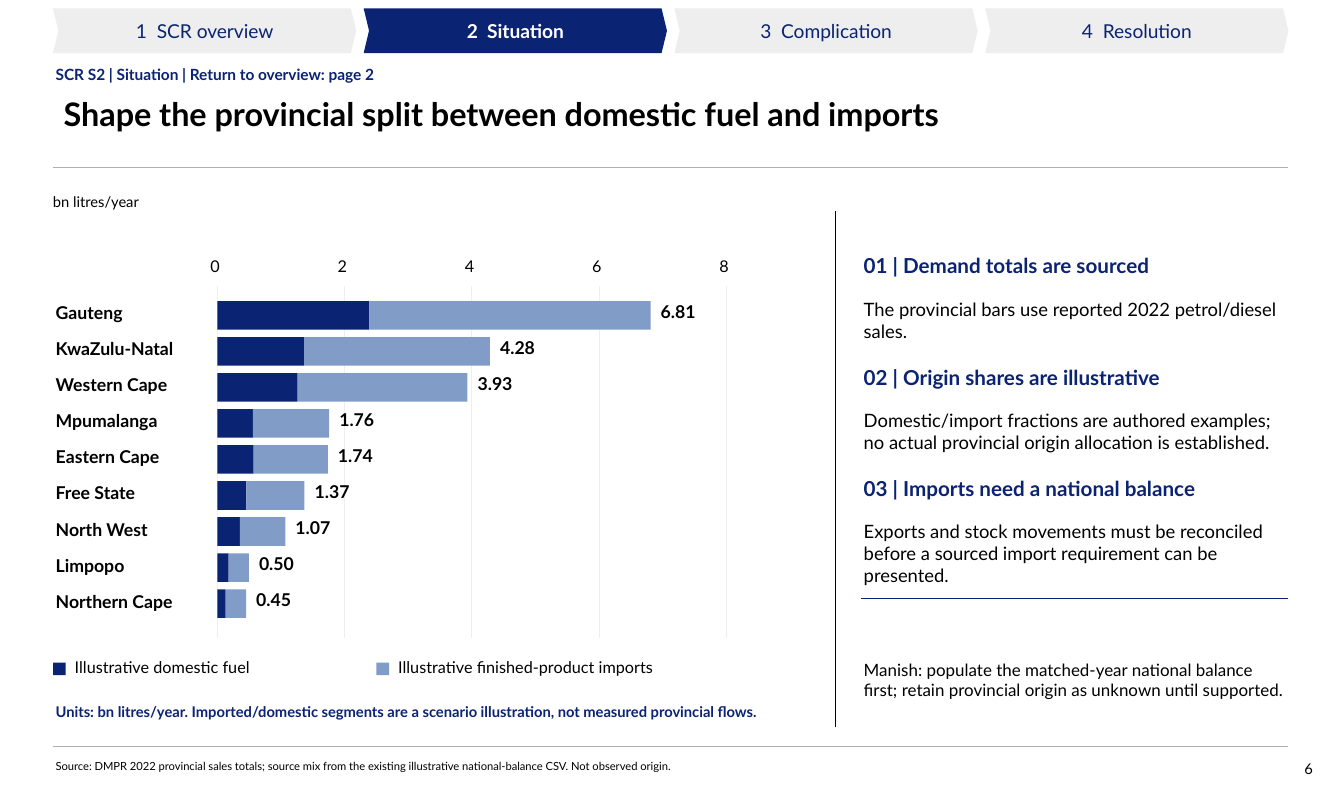
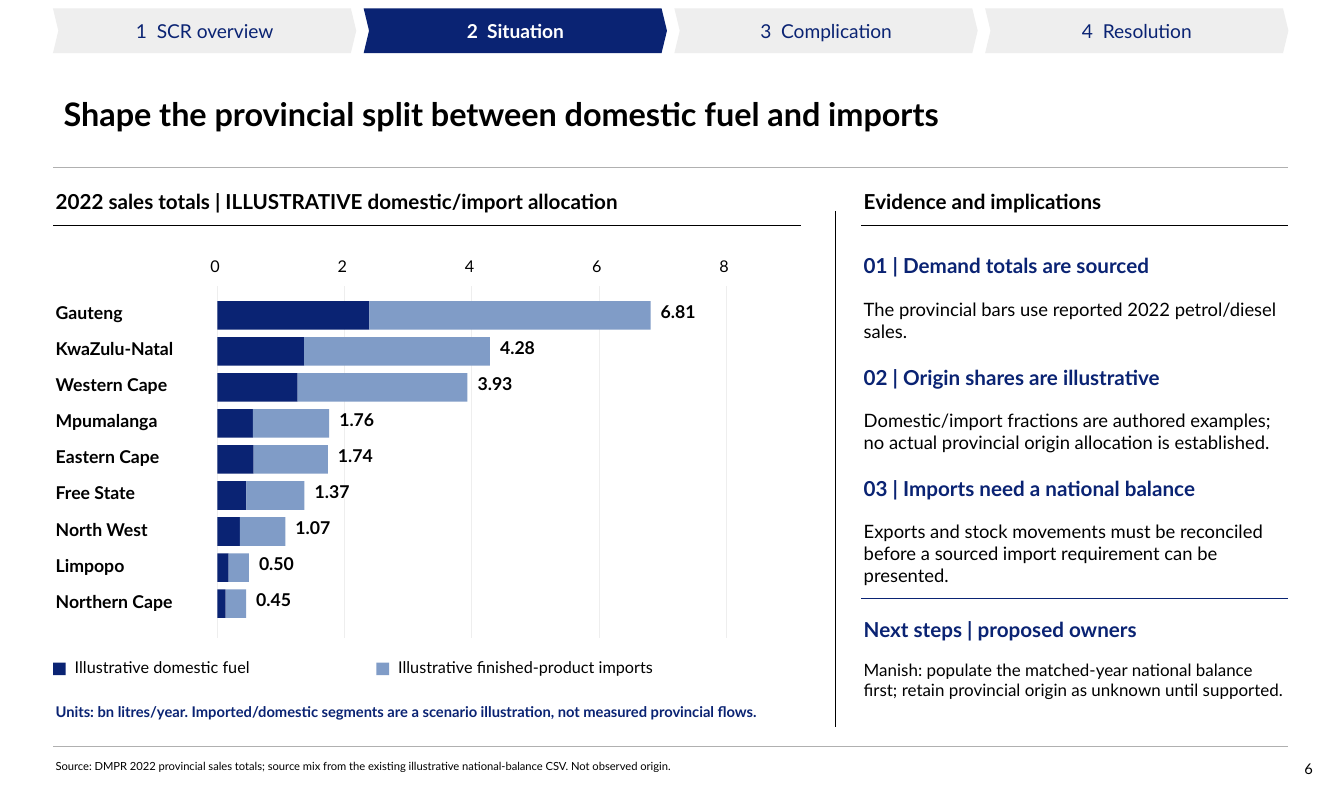
Before and after one commit to Africa-International-Advisors/liquid_fuels_model, a slide deck: slide 6 of pptx/output/delivered/Vopak_Week1_Analytical_Pack_2026_10_06.pptx. Drawn at 1344x795 pixels with LibreOffice and Linux fonts; fonts in the diff are those of the drawing; background and template pictures are left out. Boxes give left, top, right and bottom in pixels: in the first picture for what was removed or moved away, otherwise in the second. Text is boxed around its words. In the diff, an @@ line names an element or a change of style, - is before the commit and + after.

```diff
--- a/pptx/output/delivered/Vopak_Week1_Analytical_Pack_2026_10_06.pptx
+++ b/pptx/output/delivered/Vopak_Week1_Analytical_Pack_2026_10_06.pptx
@@ text removed at [56, 68, 374, 83] @@
-SCR S2 | Situation | Return to overview: page 2
@@ text removed at [53, 196, 139, 210] @@
-bn litres/year
@@ text added at [56, 193, 618, 213], 14 pt, text #000000, bold @@
+2022 sales totals | ILLUSTRATIVE domestic/import allocation
@@ text added at [864, 193, 1101, 213], 14 pt, text #000000, bold @@
+Evidence and implications
@@ line added from (53, 226) to (801, 226), #000000 0.65 pt @@
@@ line added from (861, 226) to (1289, 226), #000000 0.65 pt @@
@@ text added at [864, 621, 1137, 641], 14 pt, text #0A2373, bold @@
+Next steps | proposed owners
```
Also in this commit, not shown: 13 other slides changed, 7 other files.
